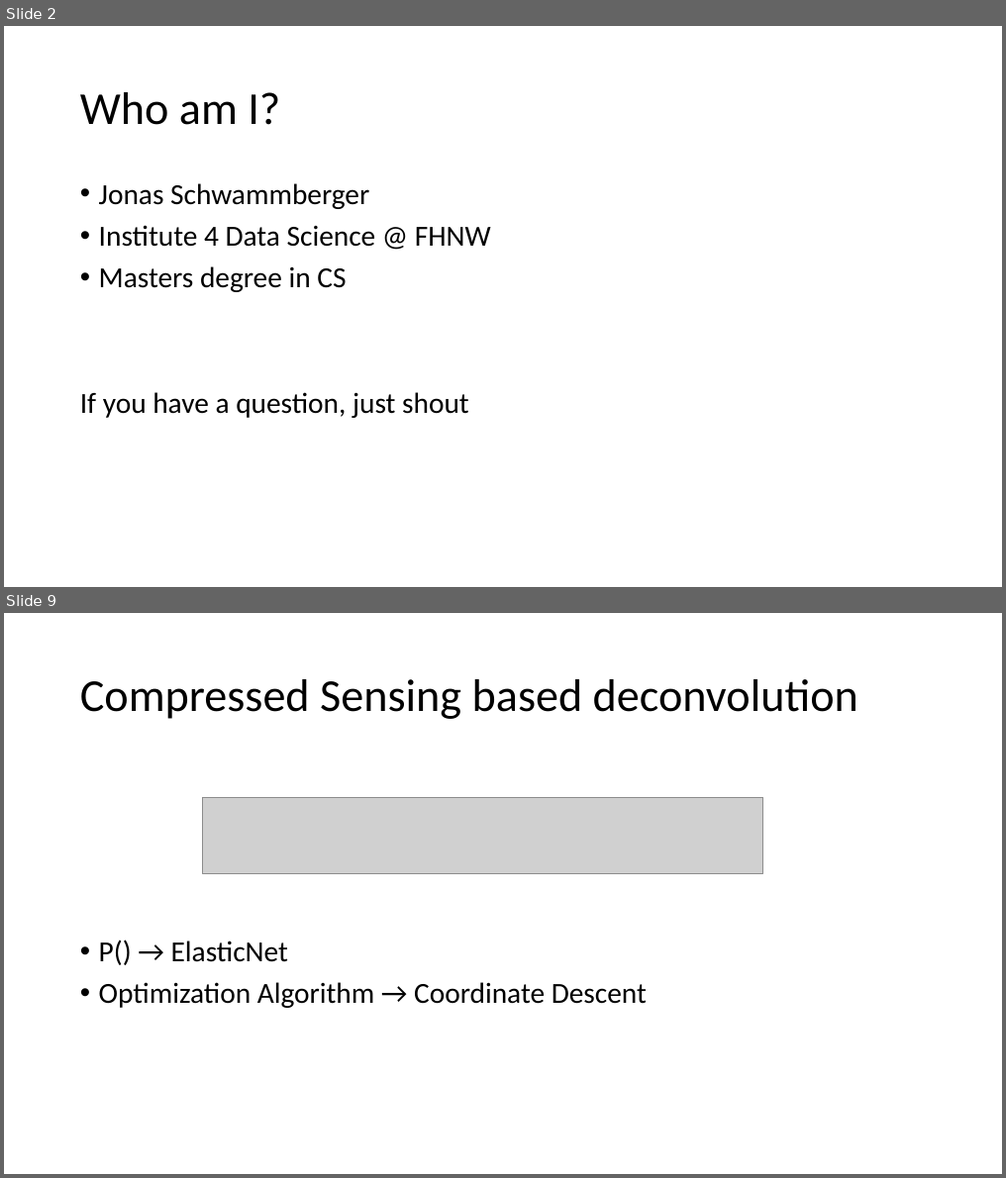
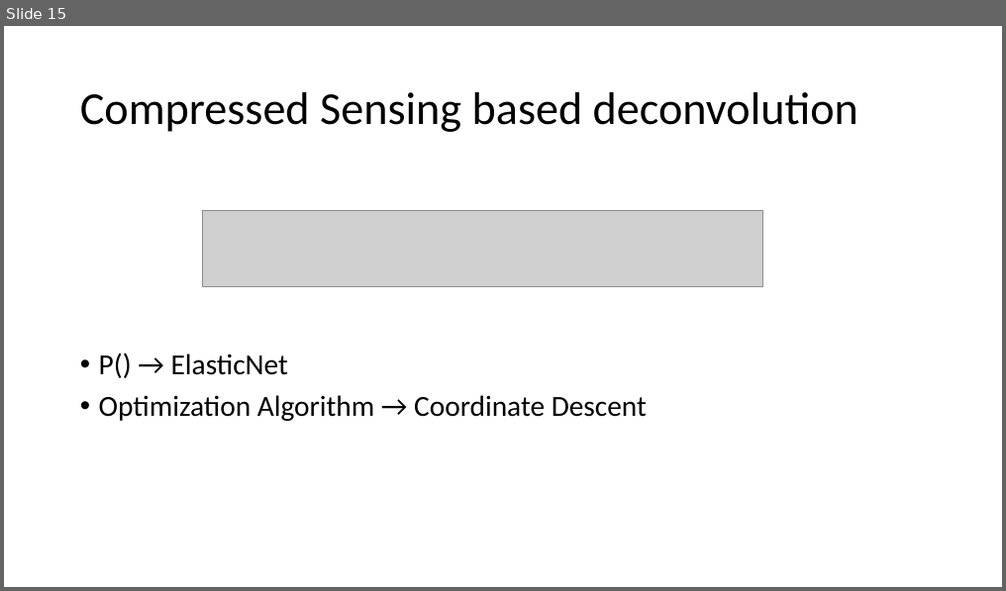
Before and after one commit to lord-blueberry/p9-doc, a slide deck: SKA-Days/Towards Distributed Image Reconstruction.pptx. Shown one above the other, each under a label of ours: slides 2 and 9 before the commit, slide 15 after it; the slides between them are not shown. The pictures are 1006x1178 and 1006x591 pixels, drawn with LibreOffice and Linux fonts; fonts in the diff are those of the drawing; grey boxes stand for pictures. Boxes give left, top, right and bottom in pixels: in the first picture for what was removed or moved away, otherwise in the second. Text is boxed around its words. In the diff, an @@ line names an element or a change of style, - is before the commit and + after.

```diff
--- a/SKA-Days/Towards Distributed Image Reconstruction.pptx
+++ b/SKA-Days/Towards Distributed Image Reconstruction.pptx
@@ slide 2 removed at (x1=4, y1=26, x2=1002, y2=587), background #FFFFFF @@
@@ title removed at (x1=80, y1=92, x2=280, y2=125) @@
-Who am I?
@@ text removed at (x1=80, y1=183, x2=491, y2=418) @@
-• Jonas Schwammberger
-• Institute 4 Data Science @ FHNW
-• Masters degree in CS
-If you have a question, just shout
@@ what was slide 9 is now slide 15 @@
```
Also in this commit, not shown: 8 slides changed, 9 slides added, 7 other files.
